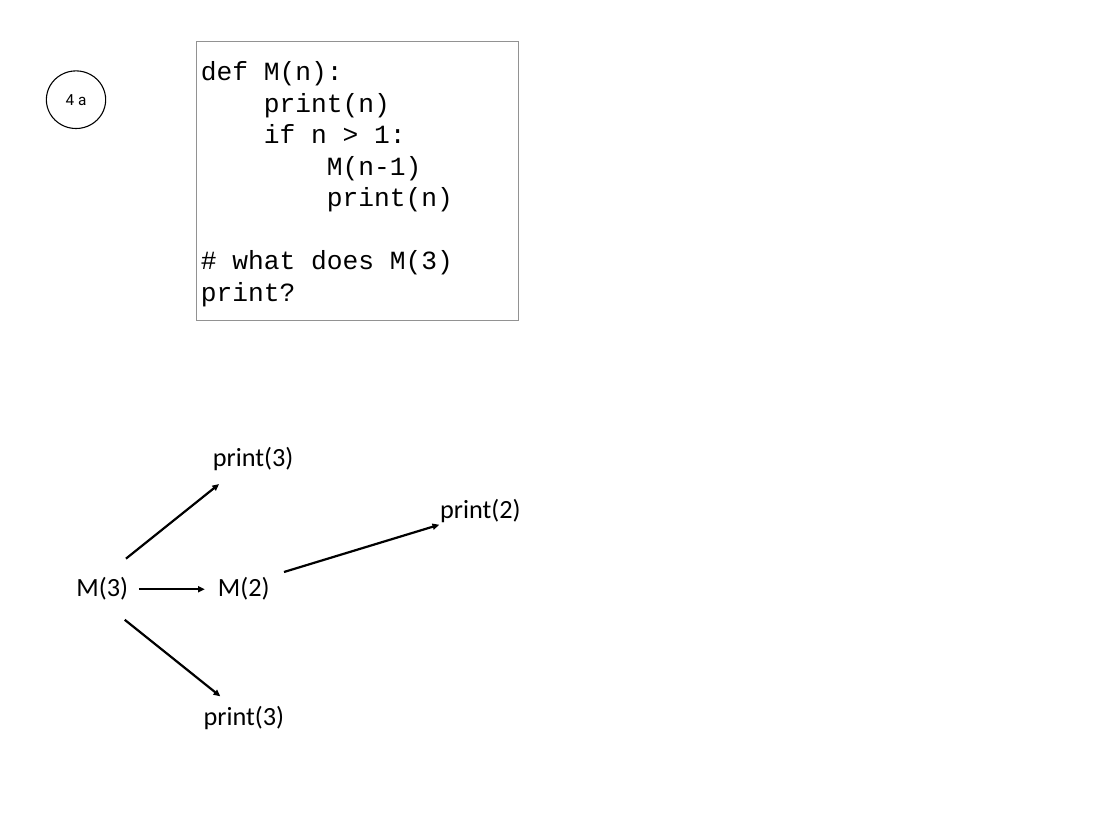
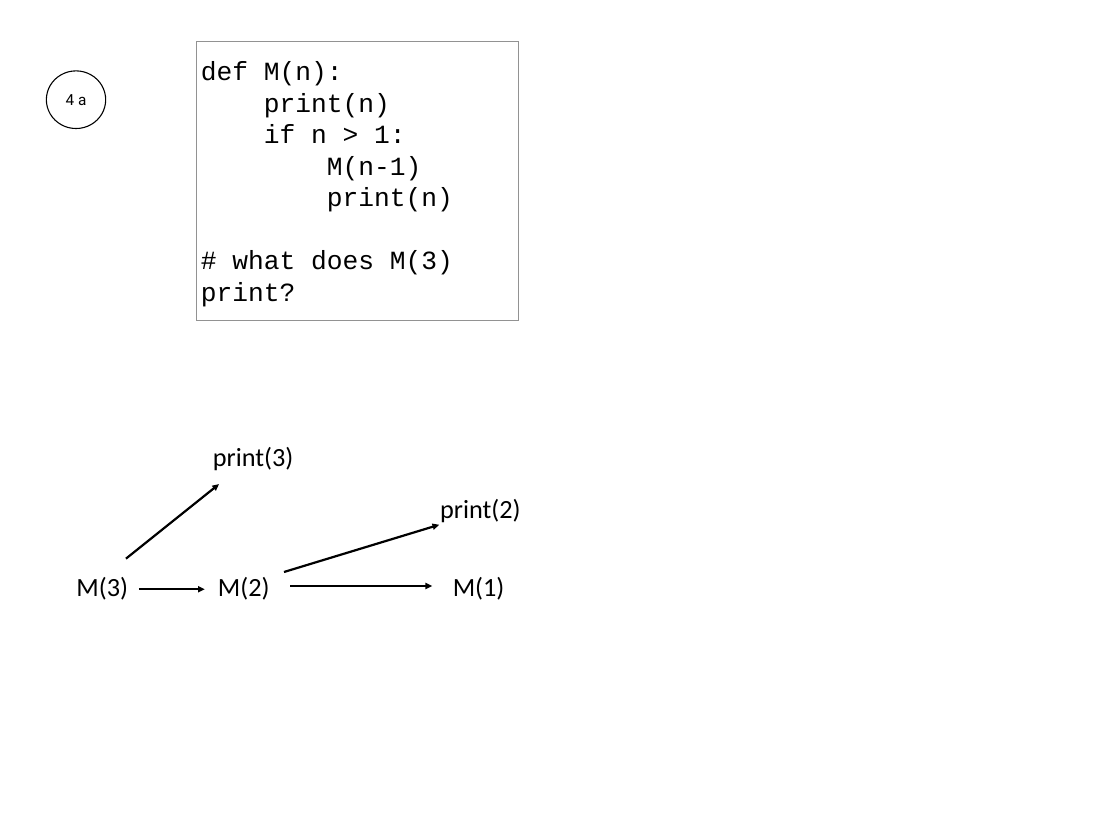
Before and after one commit to Jsus00G/CS-320-Projects-P, a slide deck: slide 112 of lecture-material/07-Recursion_and_Graphs/07-recursion-worksheet-solution.pptx. Drawn at 1120x840 pixels with LibreOffice and Linux fonts; fonts in the diff are those of the drawing. Boxes give left, top, right and bottom in pixels: in the first picture for what was removed or moved away, otherwise in the second. Text is boxed around its words. In the diff, an @@ line names an element or a change of style, - is before the commit and + after.

```diff
--- a/lecture-material/07-Recursion_and_Graphs/07-recursion-worksheet-solution.pptx
+++ b/lecture-material/07-Recursion_and_Graphs/07-recursion-worksheet-solution.pptx
@@ arrow moved from (124, 620) - (221, 696) to (291, 586) - (432, 586) @@
@@ text added at [453, 577, 505, 600], 24 pt, text #000000 @@
+M(1)
@@ text removed at [204, 706, 284, 730] @@
-print(3)
```
Also in this commit, not shown: 9 other slides changed, 2 other files.
